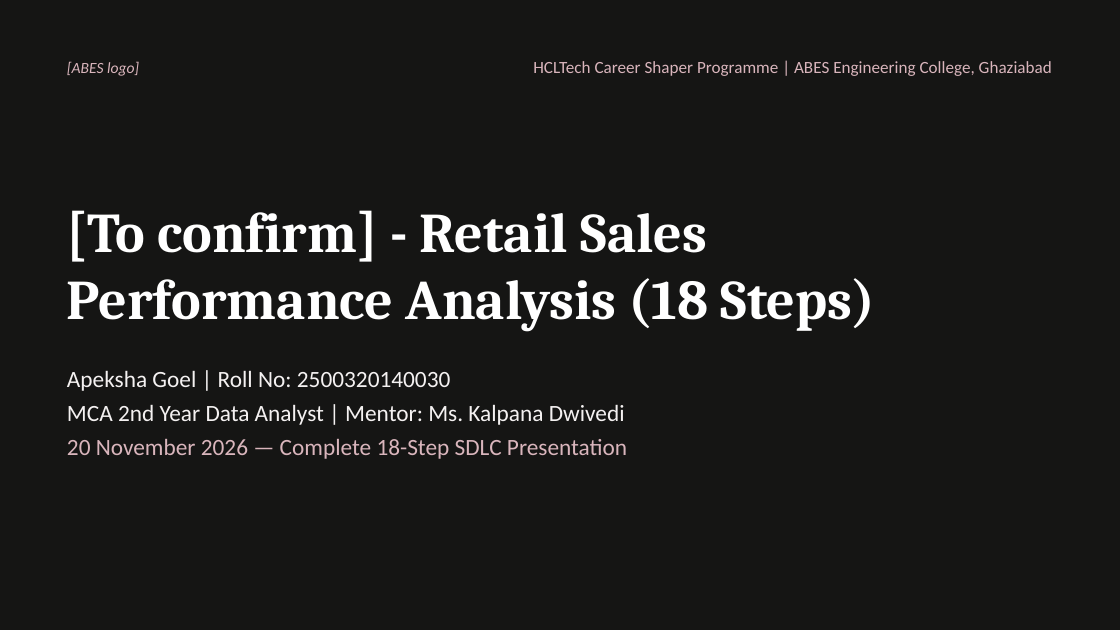
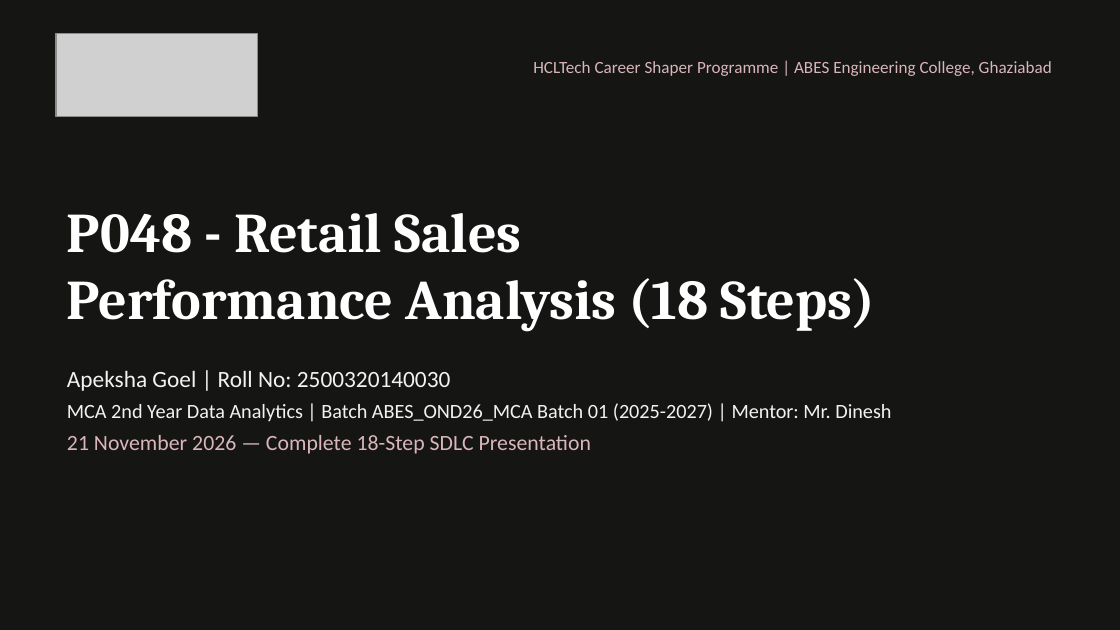
Before and after one commit to goyalApeksha/retail-sales-performance-analysis, a slide deck: slide 1 of docs/18_Steps_Complete_Presentation.pptx. Drawn at 1120x630 pixels with LibreOffice and Linux fonts; fonts in the diff are those of the drawing; grey boxes stand for pictures. Boxes give left, top, right and bottom in pixels: in the first picture for what was removed or moved away, otherwise in the second. Text is boxed around its words. In the diff, an @@ line names an element or a change of style, - is before the commit and + after.

Commit message:
docs: finalize project P048 with official ABES logo, live dashboard screenshot, mentor Mr. Dinesh, and batch ABES_OND26_MCA_Batch_01

```diff
--- a/docs/18_Steps_Complete_Presentation.pptx
+++ b/docs/18_Steps_Complete_Presentation.pptx
@@ picture added at <box>56,34,258,116</box> @@
@@ text removed at <box>67,61,139,76</box> @@
-[ABES logo]
@@ text at <box>67,213,522,253</box>: text changed @@
-[To confirm] - Retail Sales
+P048 - Retail Sales
@@ text at <box>67,403,891,454</box>: text changed; size 15 to 13 pt @@
-MCA 2nd Year Data Analyst | Mentor: Ms. Kalpana Dwivedi
-20 November 2026 — Complete 18-Step SDLC Presentation
+MCA 2nd Year Data Analytics | Batch ABES_OND26_MCA Batch 01 (2025-2027) | Mentor: Mr. Dinesh
+21 November 2026 — Complete 18-Step SDLC Presentation
```
Also in this commit, not shown: 20 other slides changed, 36 other files.
